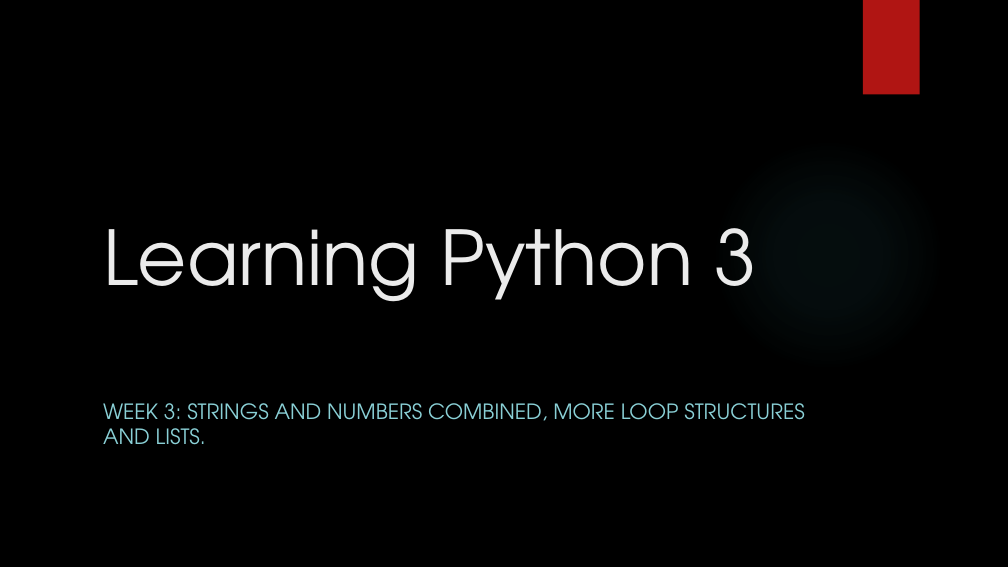
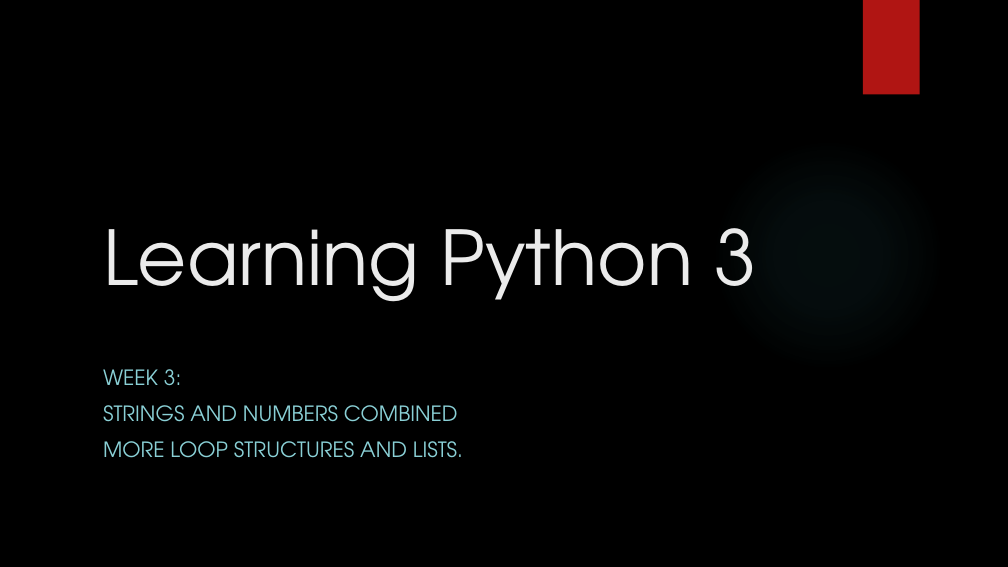
Before and after one commit to davidgroves/DGM_Tutorials, a slide deck: slide 1 of week3/week3.pptx. Drawn at 1008x567 pixels with LibreOffice and Linux fonts; fonts in the diff are those of the drawing; background and template pictures are left out. Boxes give left, top, right and bottom in pixels: in the first picture for what was removed or moved away, otherwise in the second. Text is boxed around its words. In the diff, an @@ line names an element or a change of style, - is before the commit and + after.

Commit message:
Altered title page layout

```diff
--- a/week3/week3.pptx
+++ b/week3/week3.pptx
@@ subtitle at bbox=[103, 369, 463, 458]: text changed @@
-WEEK 3: STRINGS AND NUMBERS COMBINED, MORE LOOP STRUCTURES AND LISTS.
+WEEK 3:
+STRINGS AND NUMBERS COMBINED
+MORE LOOP STRUCTURES AND LISTS.
```
